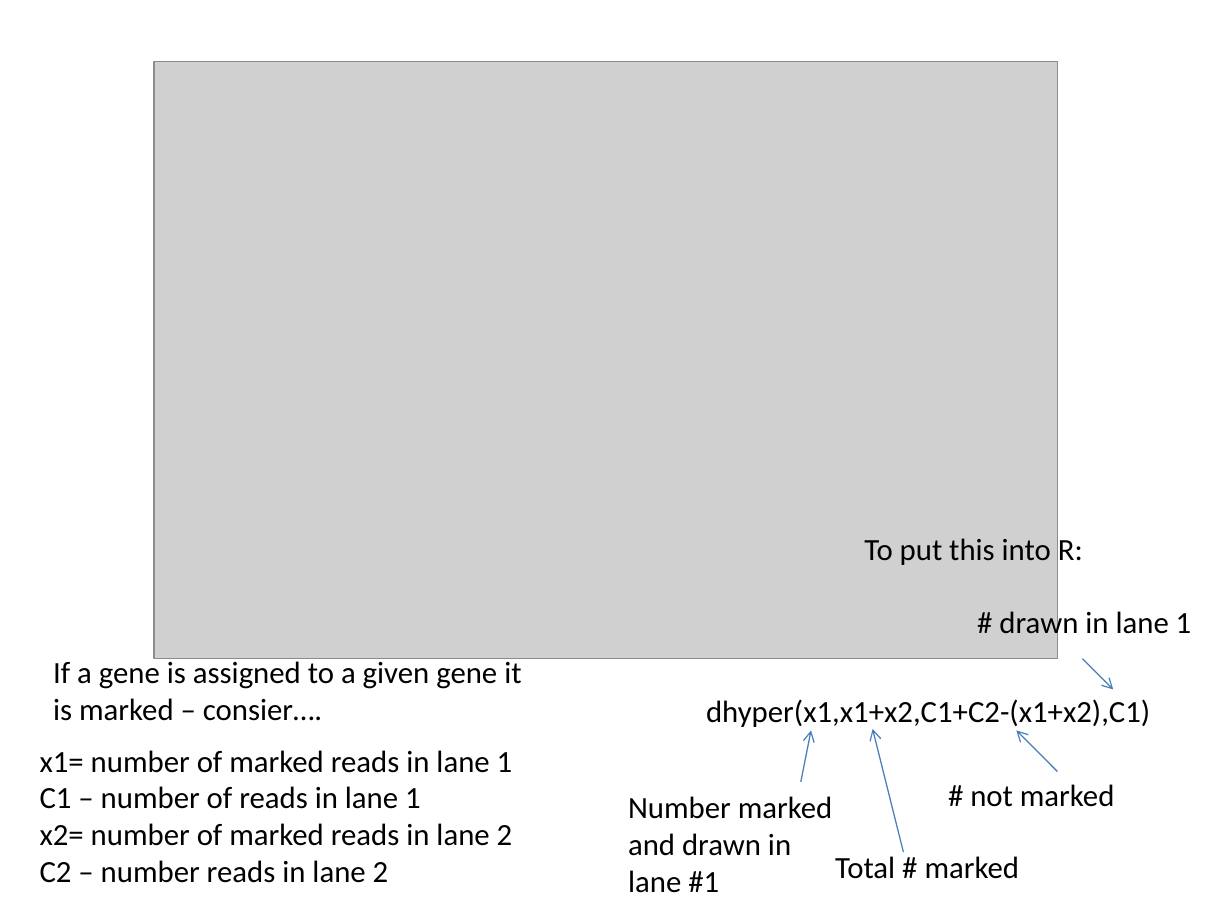
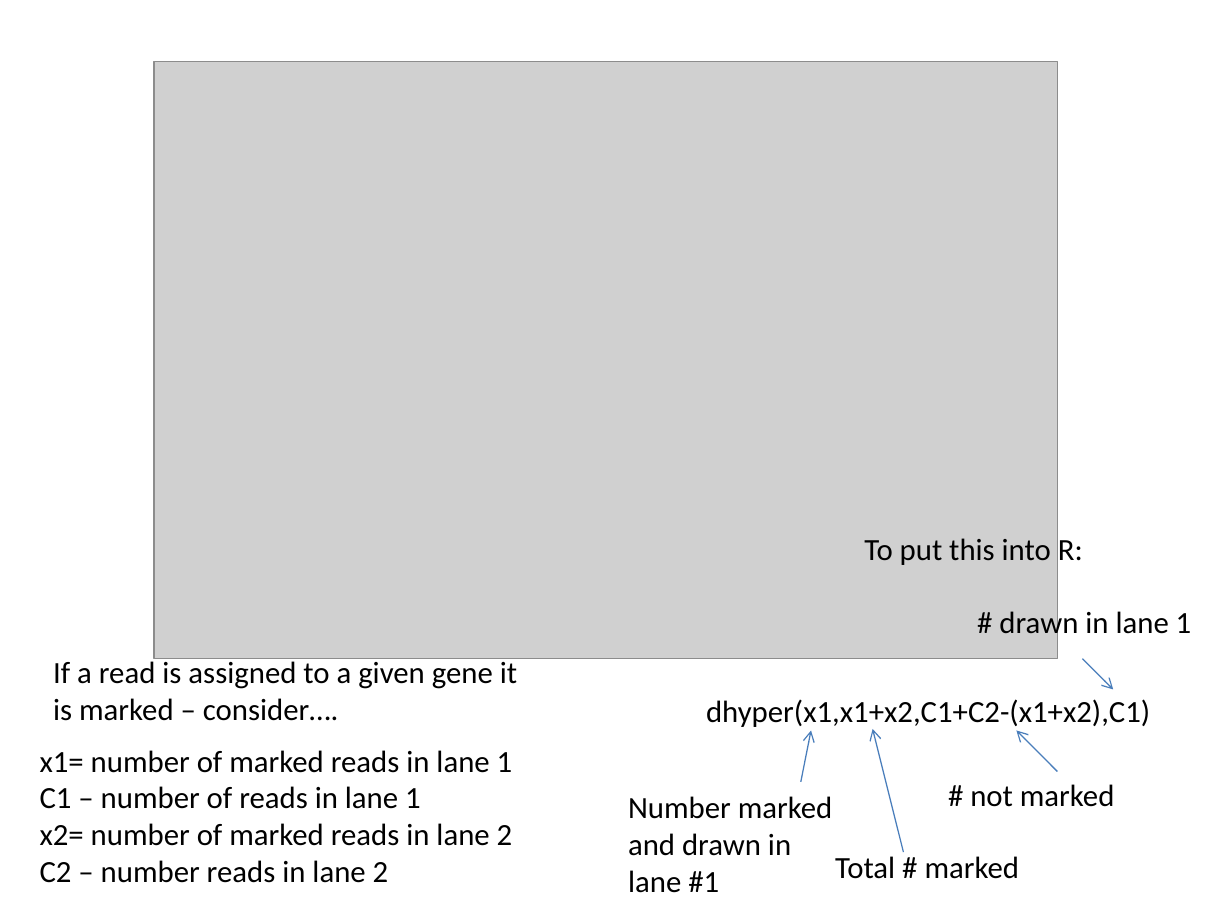
Before and after one commit to afodor/afodor.github.io, a slide deck: slide 16 of classes/stats2015/Lecture7.pptx. Drawn at 1232x924 pixels with LibreOffice and Linux fonts; fonts in the diff are those of the drawing; grey boxes stand for pictures. Boxes give left, top, right and bottom in pixels: in the first picture for what was removed or moved away, otherwise in the second. Text is boxed around its words. In the diff, an @@ line names an element or a change of style, - is before the commit and + after.

Commit message:
fix a few small typos...

```diff
--- a/classes/stats2015/Lecture7.pptx
+++ b/classes/stats2015/Lecture7.pptx
@@ text at (x1=53, y1=657, x2=517, y2=721): text changed @@
-If a gene is assigned to a given gene it
-is marked – consier….
+If a read is assigned to a given gene it
+is marked – consider….
```
Also in this commit, not shown: 6 other slides changed.
